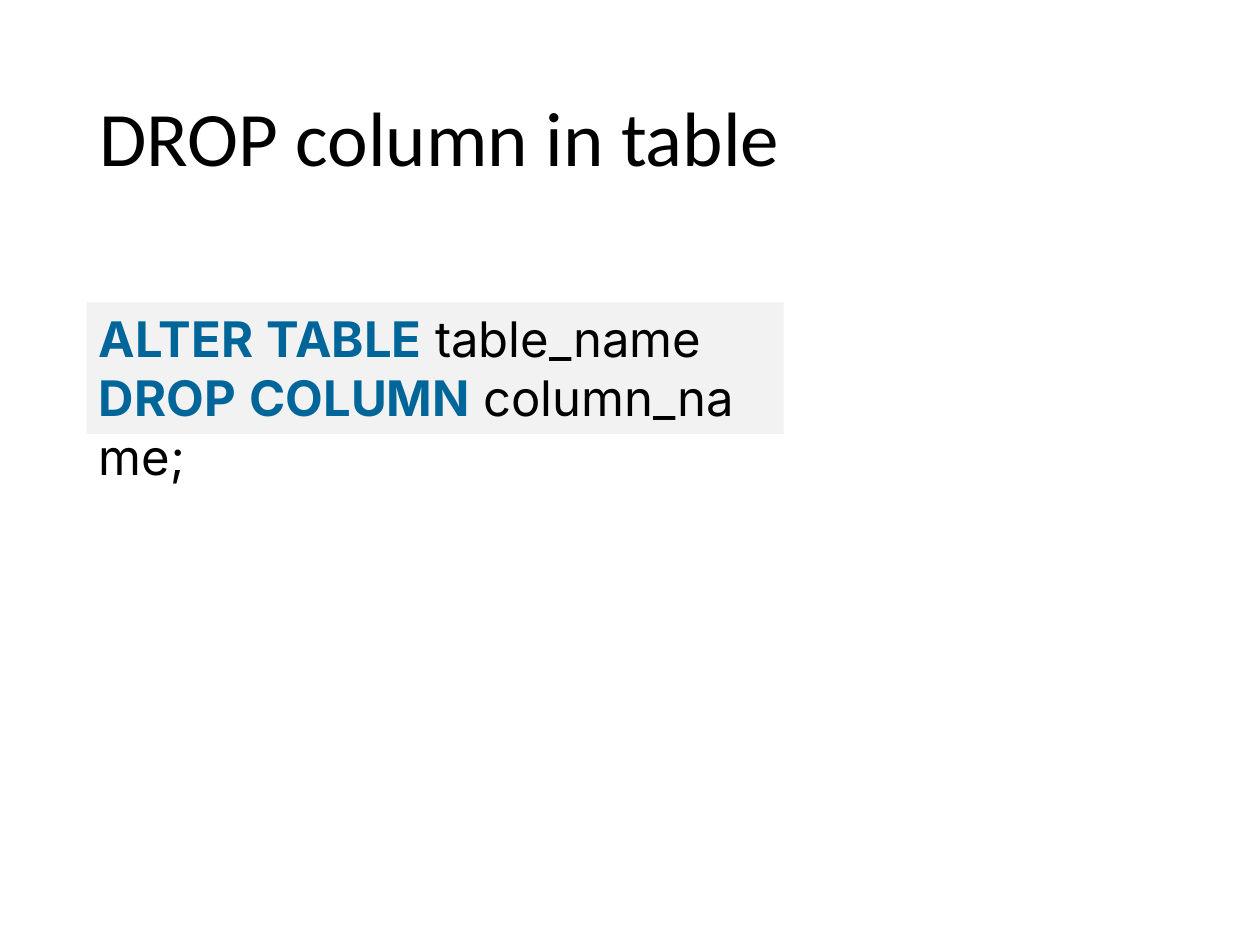
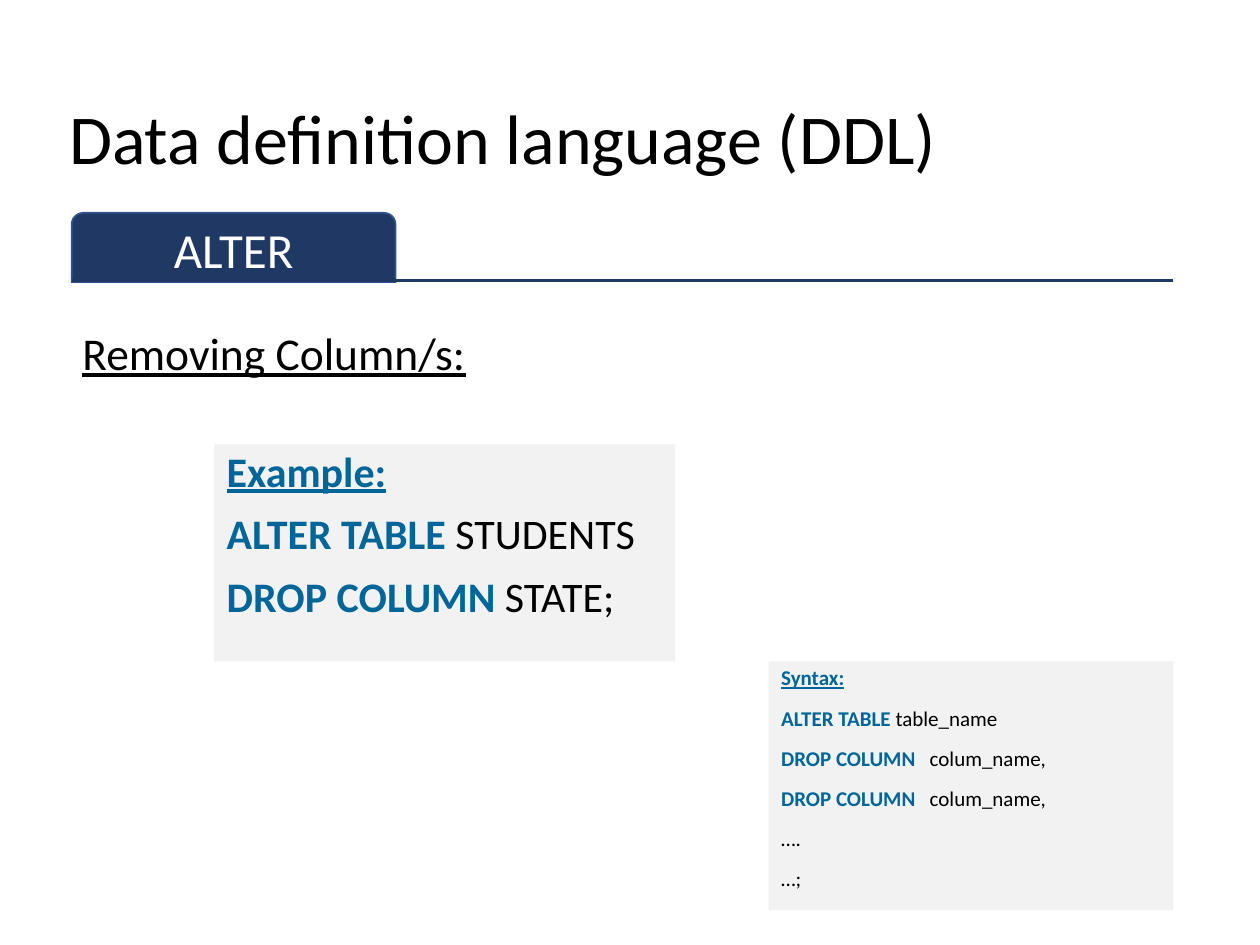
Before and after one commit to sitmbadept/sitmbadept.github.io, a slide deck: slide 99 of 2023/UNIT_2/WIP/UNIT-2-PART-1.pptx (slide 92 before the commit). Drawn at 1260x945 pixels with LibreOffice and Linux fonts; fonts in the diff are those of the drawing. Boxes give left, top, right and bottom in pixels: in the first picture for what was removed or moved away, otherwise in the second. Text is boxed around its words. In the diff, an @@ line names an element or a change of style, - is before the commit and + after.

```diff
--- a/2023/UNIT_2/WIP/UNIT-2-PART-1.pptx
+++ b/2023/UNIT_2/WIP/UNIT-2-PART-1.pptx
@@ title at box(69, 113, 936, 176): text changed; size 44 to 40 pt @@
-DROP column in table
+Data definition language (DDL)
@@ round same rect added at box(72, 213, 396, 282), fill #203864, outline #325491 1 pt, 28 pt, text #FFFFFF @@
+ALTER
@@ line added from (72, 281) to (1173, 281), #203864 1.5 pt @@
@@ text added at box(82, 338, 465, 378), 26 pt, text #000000, underline @@
+Removing Column/s:
@@ text added at box(214, 445, 675, 662), fill #F2F2F2, 24 pt, text #006699, bold @@
+Example:
+ALTER TABLE STUDENTS
+DROP COLUMN STATE;
@@ rectangle "Syntax:": place and size @@
-rectangle "Syntax:" at box(87, 302, 784, 433)
+rectangle "Syntax:" at box(769, 662, 1173, 910)
@@ text in rectangle at box(781, 671, 844, 689): paragraph added @@
+Syntax:
@@ text in rectangle at box(781, 711, 998, 729): size 28 to 12 pt, font Inter to Calibri in "ALTER TABLE table_name"; alignment justified to left; line spacing 1 to 0.9; more space between paragraphs @@
@@ text in rectangle at box(781, 751, 1046, 809): text changed; size 28 to 12 pt; font Inter to Calibri @@
-DROP COLUMN column_name;
+DROP COLUMN colum_name,
+DROP COLUMN colum_name,
+….
+…;
```
Also in this commit, not shown: 4 other slides changed, 11 slides added, 3 slides removed.
